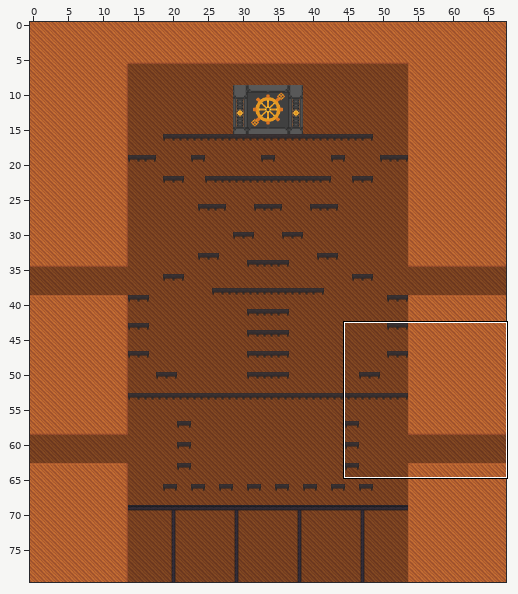
One commit to this Tiled map: x64/Debug/Assets/Maps/Level3.tmx. Above, an overview of the earlier version with the close-up marked.
Close-up. Before the edit:
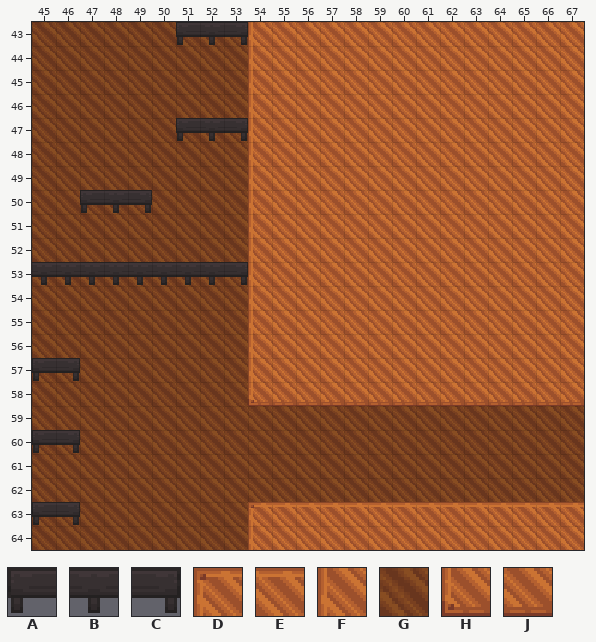
Cells are 16x16 px. Shown: x 45..67, y 43..64. The commit also changed other parts of the map, which this record leaves out.
Key: from "FullTiles": A 100, B 101, C 102, D 169, E 170, F 201, G 202, H 233, J 234.
_ is an empty cell, # one hidden under a higher layer.
Layer "BackGroundFirst" before, first column x 45:
43 GGGGGGGGG##############
44 GGGGGGGGG##############
45 GGGGGGGGG##############
46 GGGGGGGGG##############
47 GGGGGGGGG##############
48 GGGGGGGGG##############
49 GGGGGGGGG##############
50 GGGGGGGGG##############
51 GGGGGGGGG##############
52 GGGGGGGGG##############
53 GGGGGGGGG##############
54 GGGGGGGGG##############
55 GGGGGGGGG##############
56 GGGGGGGGG##############
57 GGGGGGGGG##############
58 GGGGGGGGG##############
59 GGGGGGGGGGGGGGGGGGGGGGG
60 GGGGGGGGGGGGGGGGGGGGGGG
61 GGGGGGGGGGGGGGGGGGGGGGG
62 GGGGGGGGGGGGGGGGGGGGGGG
63 GGGGGGGGG##############
64 GGGGGGGGG##############
Layer "LevelOut" before, first column x 45:
43 ______ABCFGGGGGGGGGGGGG
44 _________FGGGGGGGGGGGGG
45 _________FGGGGGGGGGGGGG
46 _________FGGGGGGGGGGGGG
47 ______ABCFGGGGGGGGGGGGG
48 _________FGGGGGGGGGGGGG
49 _________FGGGGGGGGGGGGG
50 __ABC____FGGGGGGGGGGGGG
51 _________FGGGGGGGGGGGGG
52 _________FGGGGGGGGGGGGG
53 BBBBBBBBCFGGGGGGGGGGGGG
54 _________FGGGGGGGGGGGGG
55 _________FGGGGGGGGGGGGG
56 _________FGGGGGGGGGGGGG
57 AC_______FGGGGGGGGGGGGG
58 _________HJJJJJJJJJJJJJ
59 _______________________
60 AC_____________________
61 _______________________
62 _______________________
63 AC_______DEEEEEEEEEEEEE
64 _________FGGGGGGGGGGGGG
After:
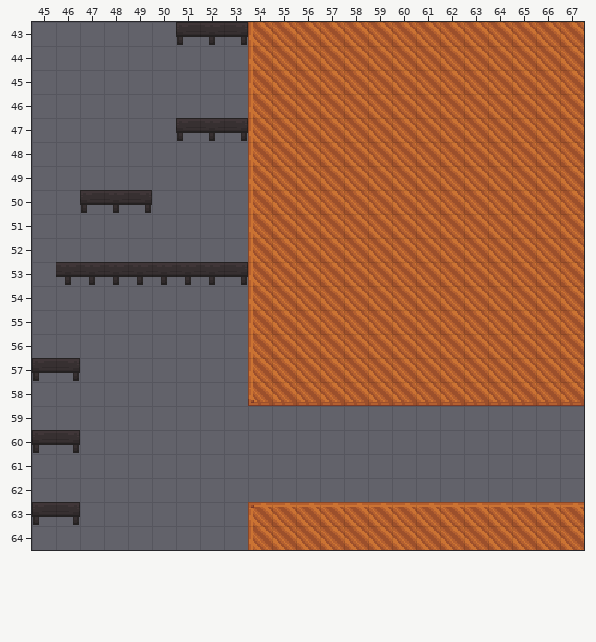
See-through tiles are keyed as they look on the map.
From old to new:
Layer "BackGroundFirst" (now hidden):
y 43..58: x 45..53 GGGGGGGGG -> _________
y 59..62: x 45..67 GGGGGGGGGGGGGGGGGGGGGGG -> _______________________
y 63..64: x 45..53 GGGGGGGGG -> _________
Layer "LevelOut":
y 53: x 45 B -> _
Changed places in both close-ups, as pixel boxes (x1, y1, x2, y2):
removed: (32, 22, 584, 550)
